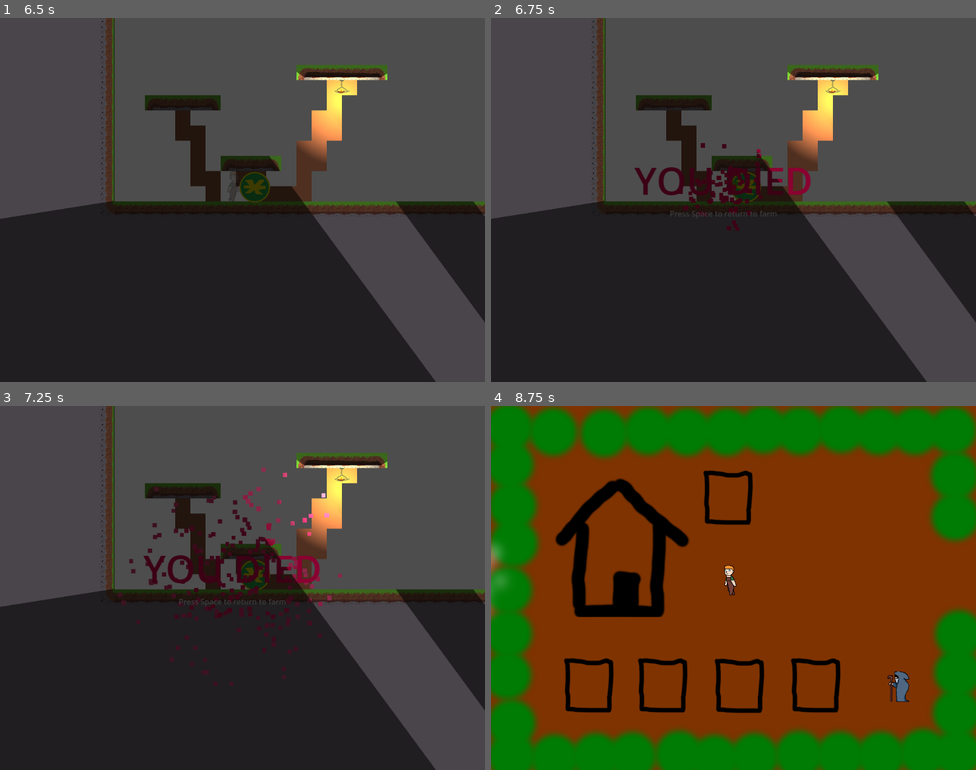
Above: before the commit, frames 1-4 (two rows, left to right).
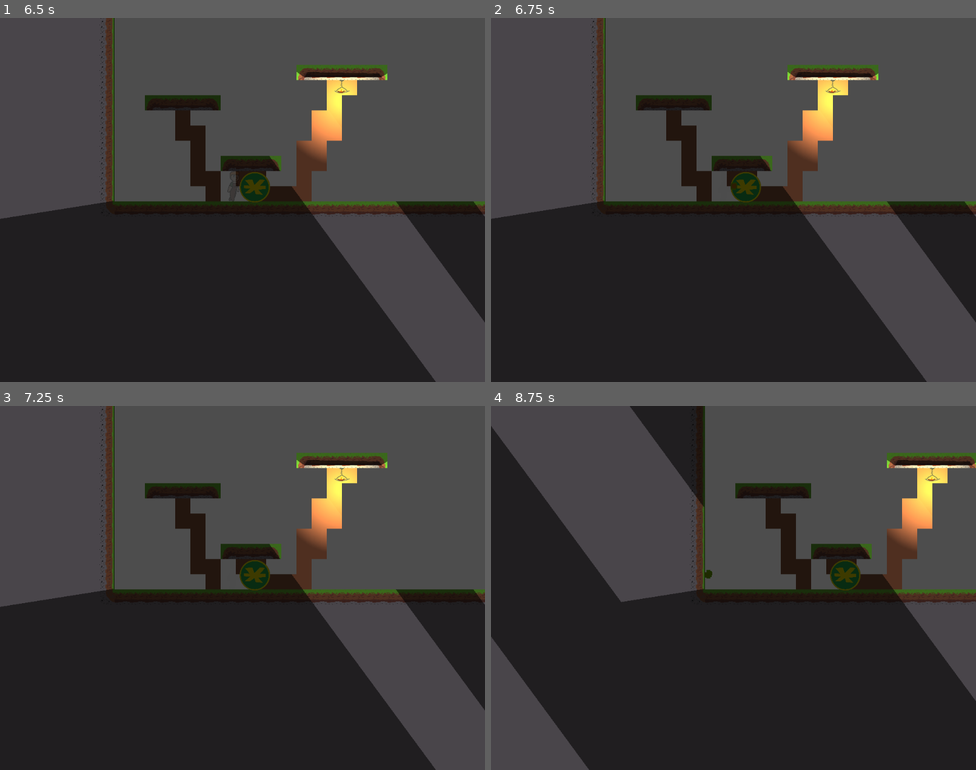
Above: after the commit, the same moments.

Repository: zac112/HeroFarmer
Game: Godot game, scene res://Assets/TheStart/Start.tscn
Two runs of this game, one before a commit and one after it. Both use one fixed random seed, a clock stepped at 60 frames per second and the inputs below. The engine's default icon, where the game draws it, is replaced by a stand-in: a white triangle on a blue panel in a dark square.
Inputs:
- Up to frame 1 (6.5 s): tap Enter at 0.5 s; hold Space (Farm_action) 0.53-1.28 s; hold D (Farm_right) 0.53-2.03 s; tap W (Farm_up) at 0.77, 1.52, 3.02, 3.77, 4.52, 6.02 s; tap Space (Farm_action) every 1.5 s from 1.35 to 5.85 s; hold Space (Farm_action) 2.03-2.78 s; hold A (Farm_left) 2.03-4.28 s; hold Space (Farm_action) 3.53-4.28 s; hold D (Farm_right) from 4.28 s (still down); hold Space (Farm_action) 5.03-5.78 s
- Up to frame 2 (6.75 s): keep holding D (Farm_right); tap Space (Farm_action) at 6.5 s; hold Space (Farm_action) from 6.53 s (still down)
- Up to frame 3 (7.25 s): keep holding D (Farm_right); keep holding Space (Farm_action); tap W (Farm_up) at 6.77 s
- Up to frame 4 (8.75 s): release Space (Farm_action) at 7.28 s; tap Space (Farm_action) at 7.35 s; tap W (Farm_up) at 7.52 s; release D (Farm_right) at 8.03 s; hold A (Farm_left) from 8.03 s (still down); hold Space (Farm_action) from 8.03 s (still down)

Frame 1 is identical in both runs. In frame 2, 1.5% of the frame differs, in the area x 29-66%, y 34-59%; in frame 3, 2.7%; in frame 4, 100%, in the area x 0-100%, y 0-100%.

Commit message:
player melee works

Diff:
--- a/Assets/Player/Platform/player_platform.gd
+++ b/Assets/Player/Platform/player_platform.gd
@@ -23,7 +23,6 @@
 
 var playerHealth := 3
 var invincible = false
-var can_shoot = true
 var canControl = false
 
 @export var death_particles : PackedScene
@@ -31,10 +30,12 @@
 var is_dead = false
 
 
-# TODO dummy var
+
 var doublejump = true
 var has_double_jump = false
 
+var can_melee = true
+var can_shoot = true
 var has_shoot = false
 
 # Get the gravity from the project settings to be synced with RigidBody nodes.
@@ -47,6 +48,12 @@
 	current_state = State.Idle
 	startLevel()
 
+func _process(delta):
+	if $MeleeTimer.time_left < 0.4:
+		$Marker2D/Area2D/melee_hitbox.disabled = true
+
+	if is_dead and Input.is_action_just_pressed("Platform_shoot"):
+		SceneHandler.loadScene("res://Assets/Farm/Farm.tscn")
 
 func startLevel():
 	animated_sprite_2d.play("run")
@@ -58,14 +65,17 @@
 	animated_sprite_2d.play("idle")
 	canControl = true
 
-func _process(delta):
-	if is_dead and Input.is_action_just_pressed("Platform_shoot"):
-		SceneHandler.loadScene("res://Assets/Farm/Farm.tscn")
 
 
 func player_shooting(delta):
 
 	var direction = input_movement()
+
+	if Input.is_action_just_pressed("Platform_shoot") and can_melee:
+		# TODO melee animation
+		$Marker2D/Area2D/melee_hitbox.disabled = false
+		can_melee = false
+		$MeleeTimer.start()
 
 	if Input.is_action_just_pressed("Platform_shoot") and can_shoot and !is_dead and has_shoot:
 		par = particle.instantiate()
@@ -83,8 +93,10 @@
 
 	if direction > 0:
 		muzzle.position.x = muzzle_position.x
+
 	elif direction < 0:
 		muzzle.position.x = -muzzle_position.x
+
 
 func player_falling(delta):
 	if !is_on_floor():
@@ -174,18 +186,12 @@
 		playerHealth -= 1
 		$AnimatedSprite2D.modulate.a -= 0.33
 		if playerHealth <= 0:
-			die()
+			pass
 
 		invincible = true
 		$Invisibility.start()
 
 
-func _on_invisibility_timeout():
-	invincible = false
-
-
-func _on_shoot_timer_timeout():
-	can_shoot = true
 
 func die():
 	if is_dead:
@@ -201,3 +207,19 @@
 	get_parent().add_child(deathpop)
 	background_music.stop()
 	SfxHandler.play(DEATH_SOUND, get_tree().current_scene)
+
+func _on_invisibility_timeout():
+	invincible = false
+
+
+func _on_shoot_timer_timeout():
+	can_shoot = true
+
+func _on_melee_timer_timeout():
+	can_melee = true
+
+
+func _on_area_2d_body_entered(body):
+
+	if body.has_method("hit"):
+		body.hit(10000)
--- a/Assets/Player/Platform/player_platform.tscn
+++ b/Assets/Player/Platform/player_platform.tscn
@@ -62,6 +62,9 @@
 [sub_resource type="RectangleShape2D" id="RectangleShape2D_me8ic"]
 size = Vector2(30, 63)
 
+[sub_resource type="RectangleShape2D" id="RectangleShape2D_1ky1j"]
+size = Vector2(35.75, 81)
+
 [node name="player_platform" type="CharacterBody2D"]
 collision_layer = 2
 collision_mask = 47
@@ -81,6 +84,13 @@
 [node name="Marker2D" type="Marker2D" parent="."]
 position = Vector2(17, 0)
 
+[node name="Area2D" type="Area2D" parent="Marker2D"]
+
+[node name="melee_hitbox" type="CollisionShape2D" parent="Marker2D/Area2D"]
+position = Vector2(1, -1)
+shape = SubResource("RectangleShape2D_1ky1j")
+disabled = true
+
 [node name="Invisibility" type="Timer" parent="."]
 one_shot = true
 
@@ -88,5 +98,12 @@
 wait_time = 0.5
 one_shot = true
 
+[node name="MeleeTimer" type="Timer" parent="."]
+wait_time = 0.5
+one_shot = true
+autostart = true
+
+[connection signal="body_entered" from="Marker2D/Area2D" to="." method="_on_area_2d_body_entered"]
 [connection signal="timeout" from="Invisibility" to="." method="_on_invisibility_timeout"]
 [connection signal="timeout" from="ShootTimer" to="." method="_on_shoot_timer_timeout"]
+[connection signal="timeout" from="MeleeTimer" to="." method="_on_melee_timer_timeout"]
Not shown: 1 places in Assets/Player/Platform/player_platform.tscn that only renumber resources
